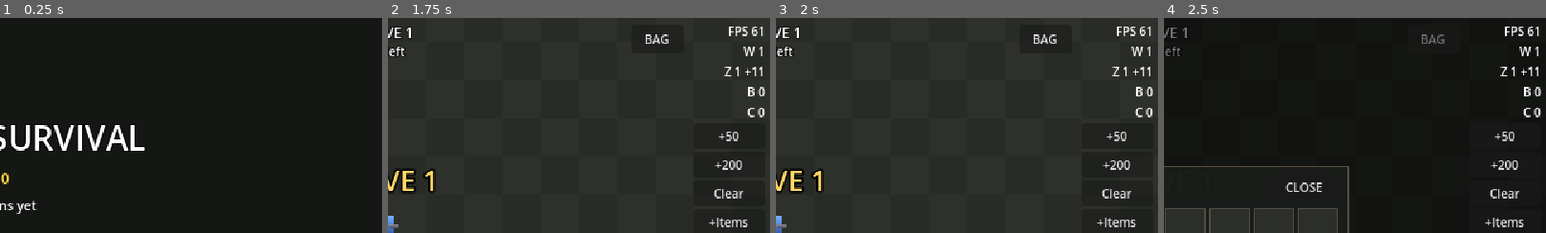
Above: before the commit, frames 1-4 (left to right).
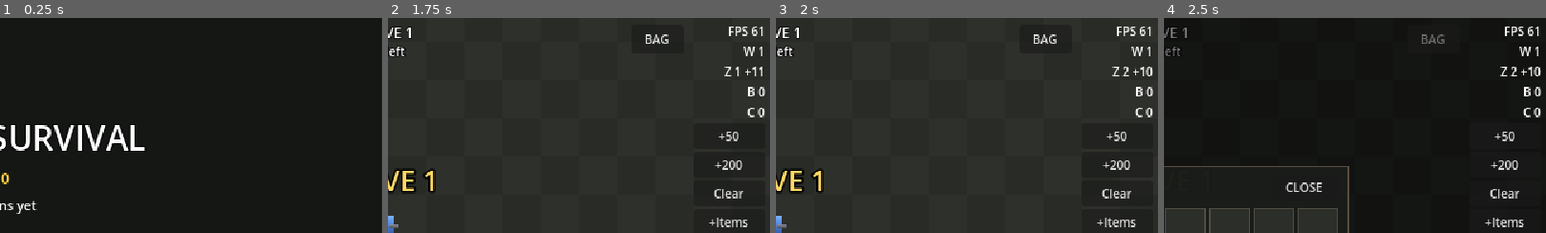
Above: after the commit, the same moments.

Repository: Tin542/ZombieSurvivalGame
Game: Godot game, scene res://scenes/main_menu/main_menu.tscn
Two runs of this game, one before a commit and one after it. Both use one fixed random seed, a clock stepped at 60 frames per second and the inputs below.
Inputs:
- Up to frame 1 (0.25 s): no input
- Up to frame 2 (1.75 s): click "PLAY" at 0.5 s; click "START NOW" at 1.25 s
- Up to frame 3 (2 s): no input
- Up to frame 4 (2.5 s): click "BAG" at 2 s
The pictures show only the part of the screen within x 50-100%, y 0-50%; the shares and areas given below are measured in that part.

Frames 1-2 are identical in both runs. In frame 3, 0.1% of the frame differs, in the area x 90-99%, y 22-28%; in frame 4, 0.1%.

Commit message:
[Phase 21] Rebalance waves, zombies and supplies
Tuned with the headless bot simulation (tests/balance_sim.gd) against the
targets in docs/BALANCE.md: a fresh pistol player now dies around wave 7
instead of 16, early waves stay short, and free healing no longer piles up.

- Zombies: walker 50 speed / 12 dmg / 12 HP, runner 64 / 7 / 8,
  brute 28 speed / 30 dmg; brute boost drops 0.03.
- Waves: runners from wave 2 (weight 8), brutes from wave 4,
  +3 zombies per wave, HP +10%/wave, speed +2.5%/wave capped at x1.24,
  spawn interval 0.5 s (min 0.25 s).
- Supplies: 2 crates per break, but only 1 (health) when no weapon uses
  ammo (WaveTable.health_only_crates); medkit heals 25 and costs 20.
- SMG unlock 400.
- Simulation tooling: bot fetches loot near walls and gives up on targets
  it stops approaching, snapshots the bag before death, records the lowest
  bag ammo per wave; capped runs report their last played wave;
  tests/support/summarize_sim.py gives true per-wave medians without death
  waves.
- Tests: full_run_test exercises a reachable pickup cap; supply_test drives
  the pistol-only break; spawner / wave director tests follow the new table.
- docs/BALANCE.md (targets, before/after, how to re-run), ROADMAP,
  ARCHITECTURE.

Diff:
--- a/data/items/medkit.tres
+++ b/data/items/medkit.tres
@@ -10,6 +10,6 @@
 color = Color(0.92, 0.92, 0.88, 1)
 kind = 1
 stack_limit = 3
-value = 40.0
-shop_price = 30
+value = 25.0
+shop_price = 20
 shop_bundle = 1
--- a/data/waves/wave_table.tres
+++ b/data/waves/wave_table.tres
@@ -16,17 +16,24 @@
 [sub_resource type="Resource" id="Resource_runner"]
 script = ExtResource("2_entry")
 zombie = ExtResource("4_runner")
-weight = 4.0
-min_wave = 3
+weight = 8.0
+min_wave = 2
 
 [sub_resource type="Resource" id="Resource_brute"]
 script = ExtResource("2_entry")
 zombie = ExtResource("5_brute")
 weight = 1.0
-min_wave = 5
+min_wave = 4
 
 [resource]
 script = ExtResource("1_table")
 entries = Array[ExtResource("2_entry")]([SubResource("Resource_walker"), SubResource("Resource_runner"), SubResource("Resource_brute")])
+count_per_wave = 3
+base_spawn_interval = 0.5
+min_spawn_interval = 0.25
+hp_growth_per_wave = 0.1
+speed_growth_per_wave = 0.025
+max_speed_multiplier = 1.24
 supply_duration = 12.0
+supply_crates = 2
 supply_medkit = ExtResource("6_medkit")
--- a/data/weapons/smg.tres
+++ b/data/weapons/smg.tres
@@ -21,4 +21,4 @@
 ammo_item = ExtResource("2_ammo")
 max_reserve_ammo = 240
 start_reserve_ammo = 120
-unlock_cost = 300
+unlock_cost = 400
--- a/data/zombies/brute.tres
+++ b/data/zombies/brute.tres
@@ -50,14 +50,14 @@
 [sub_resource type="Resource" id="Loot_5"]
 script = ExtResource("2_loot")
 item = ExtResource("item_damage_boost")
-chance = 0.05
+chance = 0.03
 min_count = 1
 max_count = 1
 
 [sub_resource type="Resource" id="Loot_6"]
 script = ExtResource("2_loot")
 item = ExtResource("item_max_hp_boost")
-chance = 0.05
+chance = 0.03
 min_count = 1
 max_count = 1
 
@@ -65,8 +65,8 @@
 script = ExtResource("1_zdef")
 id = &"brute"
 max_hp = 60.0
-move_speed = 18.0
-contact_damage = 15.0
+move_speed = 28.0
+contact_damage = 30.0
 attack_interval = 1.2
 radius = 8.0
 coin_value = 5
--- a/data/zombies/runner.tres
+++ b/data/zombies/runner.tres
@@ -40,9 +40,9 @@
 [resource]
 script = ExtResource("1_zdef")
 id = &"runner"
-max_hp = 6.0
-move_speed = 55.0
-contact_damage = 3.0
+max_hp = 8.0
+move_speed = 64.0
+contact_damage = 7.0
 attack_interval = 0.6
 radius = 4.0
 coin_value = 1
--- a/data/zombies/walker.tres
+++ b/data/zombies/walker.tres
@@ -40,9 +40,9 @@
 [resource]
 script = ExtResource("1_zdef")
 id = &"walker"
-max_hp = 10.0
-move_speed = 28.0
-contact_damage = 5.0
+max_hp = 12.0
+move_speed = 50.0
+contact_damage = 12.0
 attack_interval = 0.8
 radius = 5.0
 coin_value = 1
--- a/resources/wave_table.gd
+++ b/resources/wave_table.gd
@@ -24,6 +24,9 @@
 ## Length of the break between waves, when supply crates are on the ground.
 @export var supply_duration: float = 20.0
 @export var supply_crates: int = 3
+## Crates when no weapon in the loadout uses ammo: they would all be health
+## crates, so fewer of them keep free healing in check.
+@export var health_only_crates: int = 1
 ## Item a health crate puts in the bag, and how many.
 @export var supply_medkit: ItemDef
 @export var supply_medkits: int = 1
--- a/scenes/run/run.gd
+++ b/scenes/run/run.gd
@@ -373,8 +373,15 @@
 func _on_break_started(next_wave: int, duration: float) -> void:
 	if next_wave <= 1:
 		return
-	_supplies.drop_crates(_plan_crates(wave_table.supply_crates), duration)
+	_supplies.drop_crates(_plan_crates(_crate_count()), duration)
 	_hud.show_toast("SUPPLIES DROPPED")
+
+
+## How many crates a break drops: fewer when they can only be health crates.
+func _crate_count() -> int:
+	if _player.weapons.has_limited_ammo():
+		return wave_table.supply_crates
+	return wave_table.health_only_crates
 
 
 ## Which crates to drop. Ammo is useless without a limited-ammo weapon, so
--- a/tests/balance_sim.gd
+++ b/tests/balance_sim.gd
@@ -4,6 +4,8 @@
 ## per-wave damage, loot, ammo, crates, grenades, frame cost).
 ## Not part of the pass/fail suite; docs/BALANCE.md summarises its numbers.
 ##
+## "wave_reached" is the wave the bot died in (or got stuck in); "last_wave" is
+## the same, except max_wave for a run that survived to the cap ("capped").
 ## Run (arguments after "--"):
 ##   godot --headless --path . --fixed-fps 60 -s res://tests/balance_sim.gd -- \
 ##       --profile=fresh --skill=casual --runs=5 --max-wave=20 --out=/abs/path/results.jsonl
@@ -84,6 +86,8 @@
 		report["skill"] = skill
 		report["run"] = r
 		report["capped"] = not bot.died and not abandoned
+		# A capped run stops as wave max_wave + 1 starts: its last wave is max_wave.
+		report["last_wave"] = max_wave if report["capped"] else report["wave_reached"]
 		report["abandoned"] = abandoned
 		report["banked_coins"] = save_service.data.coins
 		lines.append(JSON.stringify(report))
--- a/tests/full_run_test.gd
+++ b/tests/full_run_test.gd
@@ -4,8 +4,9 @@
 ## dies. Checks the systems together: loadout taken from the stash, wave loop,
 ## supply crates, loot, weapons drawing bag ammo, grenades, coins banked at
 ## every wave clear and on death, lifetime stats, the bag lost on death, the
-## stash kept, the game-over screen, and invariants every tick (bag within
-## capacity, pools within their caps). Prints frame-cost numbers.
+## stash kept, the game-over screen, and the pickup pool held at a small cap
+## the run actually reaches. Prints frame-cost numbers. (The zombie cap is
+## covered by spawner_test; the bag can't exceed its slots by construction.)
 ## The player gets a huge HP pool so the run reliably reaches wave 6; balance
 ## is measured separately (tests/balance_sim.gd).
 ## Run: godot --headless --path . --fixed-fps 60 -s res://tests/full_run_test.gd
@@ -79,14 +80,18 @@
 		if next_wave > 1:
 			crates_dropped[0] += supplies.active_count())
 	var smg_ammo_low := [bag.count_of(SMG.ammo_item)]
-	var invariants_ok := true
+	pickups.max_pickups = 4  # small enough that loot hits the cap
+	var pickup_cap_hit := false
+	var pickup_cap_ok := true
 	var time := 0.0
 	while director.wave <= WAVES and time < TIME_LIMIT:
 		await physics_frame
 		time += 1.0 / Engine.physics_ticks_per_second
 		smg_ammo_low[0] = mini(smg_ammo_low[0], bag.count_of(SMG.ammo_item))
-		if bag.used_slots() > bag.capacity or pickups.active_count() > pickups.max_pickups or zombies.alive_count() > zombies.max_alive:
-			invariants_ok = false
+		if pickups.active_count() == pickups.max_pickups:
+			pickup_cap_hit = true
+		elif pickups.active_count() > pickups.max_pickups:
+			pickup_cap_ok = false
 	var kills_at_six: int = run.state.kills
 	var report: Dictionary = bot.report()
 	print("  info %d game seconds, %d kills, %d coins, peak %d zombies, tick avg %.2f ms (max %.1f)" % [
@@ -117,7 +122,7 @@
 	_check(dropped > 0 and picked > 0, "zombies dropped loot and some was picked up (%d / %d units)" % [picked, dropped])
 	_check(smg_shots > 0 and smg_ammo_low[0] < SMG.starting_reserve(1.25), "SMG fired with ammo drawn from the bag")
 	_check(grenades > 0 and bag.count_of(GRENADE) < 3 + _picked(report, "grenade"), "grenades thrown from the bag (%d)" % grenades)
-	_check(invariants_ok, "bag, pickups and zombies stayed within their caps every tick")
+	_check(pickup_cap_hit and pickup_cap_ok, "pickup pool reached its cap and never went over it")
 	_check(report["tick_ms_avg"] < 8.0, "average frame cost under 8 ms headless (%.2f)" % report["tick_ms_avg"])
 
 	# --- Death ------------------------------------------------------------------------
--- a/tests/spawner_test.gd
+++ b/tests/spawner_test.gd
@@ -66,8 +66,8 @@
 	var rng := RandomNumberGenerator.new()
 	rng.seed = 1234
 	_check(_types_for_wave(table, 1, rng) == [&"walker"], "wave 1 is walkers only")
-	_check(_types_for_wave(table, 3, rng) == [&"runner", &"walker"], "wave 3 adds runners")
-	_check(_types_for_wave(table, 5, rng) == [&"brute", &"runner", &"walker"], "wave 5 adds brutes")
+	_check(_types_for_wave(table, 2, rng) == [&"runner", &"walker"], "wave 2 adds runners")
+	_check(_types_for_wave(table, 4, rng) == [&"brute", &"runner", &"walker"], "wave 4 adds brutes")
 	for wave in [1, 5, 10, 20]:
 		print("wave %2d: count=%d interval=%.2fs hp x%.2f speed x%.2f" % [
 			wave, table.zombie_count(wave), table.spawn_interval(wave),
--- a/tests/supply_test.gd
+++ b/tests/supply_test.gd
@@ -155,6 +155,13 @@
 	var pistol_only: Array[WeaponDef] = [PISTOL]
 	weapons.set_loadout(pistol_only)
 	_check(run._plan_crates(3) == [HEALTH, HEALTH, HEALTH], "pistol-only loadout: all health")
+	_check(run._crate_count() == table.health_only_crates and table.health_only_crates < table.supply_crates, "pistol-only loadout: fewer crates (%d)" % table.health_only_crates)
+	run._on_break_started(director.wave + 1, 5.0)  # the real break handler
+	var all_health := true
+	for i in supplies.active_count():
+		all_health = all_health and supplies.get_crate_kind(i) == HEALTH
+	_check(supplies.active_count() == table.health_only_crates and all_health, "pistol-only break drops %d health crate(s)" % table.health_only_crates)
+	supplies.clear()  # the sections below drop their own crates
 	_check(weapons.ammo_fill_ratio() == 1.0 and not weapons.has_limited_ammo(), "infinite-only loadout reports full ammo")
 
 	# --- Drawing with off-screen crates ---------------------------------------
--- a/tests/support/run_bot.gd
+++ b/tests/support/run_bot.gd
@@ -17,8 +17,9 @@
 const SAFE_RADIUS := 70.0
 ## Distance from the arena edge where walls start pushing back.
 const WALL_MARGIN := 90.0
-## Ticks standing on a target that won't be collected before giving up on it.
-const STUCK_TICKS := 40
+## Ticks without getting closer to a target before giving up on it (a held
+## drop the bot stands on, a crate a full bag refuses).
+const STUCK_TICKS := 60
 
 @export var heal_below: float = 0.45
 ## Fewest zombies inside a blast worth a grenade.
@@ -52,13 +53,16 @@
 var _supplies: SupplyManager
 var _director: WaveDirector
 var _bag: Inventory
+## Ammo items of the loadout's limited weapons (tracked for "ammo_min").
+var _ammo_items: Array[ItemDef] = []
 var _tick := 0
 var _wave: Dictionary = {}
 var _move := Vector2.ZERO
 var _rng := RandomNumberGenerator.new()
 var _stuck := {}
 var _target_key := ""
-var _target_ticks := 0
+var _target_best_d := INF
+var _target_progress_tick := 0
 var _last_usec := 0
 
 
@@ -96,9 +100,12 @@
 	_supplies = run.get_node("Supplies")
 	_director = run.get_node("WaveDirector")
 	_bag = run.state.inventory
+	for weapon in _player.weapons.loadout():
+		if weapon.ammo_item != null and not weapon.infinite_ammo and weapon.ammo_item not in _ammo_items:
+			_ammo_items.append(weapon.ammo_item)
 	_director.wave_started.connect(_on_wave_started)
 	_director.wave_cleared.connect(_on_wave_cleared)
-	_player.health.damaged.connect(func(amount: float) -> void: _add("damage_taken", amount))
+	_player.health.damaged.connect(_on_damaged)
 	_player.health.healed.connect(func(amount: float) -> void: _add("healed", amount))
 	_player.health.died.connect(_on_died)
 	_player.weapons.fired.connect(_on_fired)
@@ -124,6 +131,10 @@
 	if not _wave.is_empty():
 		var health := _player.health
 		_wave["min_hp_ratio"] = minf(_wave["min_hp_ratio"], health.hp / health.max_hp)
+		var ammo_min: Dictionary = _wave["ammo_min"]
+		for item in _ammo_items:
+			var id := String(item.id)
+			ammo_min[id] = mini(ammo_min.get(id, 1 << 30), _bag.count_of(item))
 	_heal_if_low()
 	if _tick % THINK_INTERVAL == 0:
 		_pick_weapon()
@@ -197,7 +208,9 @@
 		if goal != Vector2.INF and nearest > SAFE_RADIUS:
 			move += (goal - p).normalized() * 0.6
 	elif goal != Vector2.INF:
-		move = (goal - p) + wall * 20.0
+		# No zombie close: walls are no threat (the body collides with them)
+		# and pushing back would stop the bot short of loot near an edge.
+		move = goal - p
 		if p.distance_to(goal) < 2.0:
 			move = Vector2.ZERO
 	else:
@@ -240,16 +253,21 @@
 			best_key = key
 	if combat and nearest_zombie < SAFE_RADIUS:
 		return Vector2.INF
-	# Give up on a target the bot is standing on that doesn't get collected
-	# (held drop, crate refused by a full bag).
-	if best_key != "" and best_key == _target_key and best_d < 6.0:
-		_target_ticks += 1
-		if _target_ticks > STUCK_TICKS:
-			_stuck[best_key] = true
-			return Vector2.INF
-	else:
+	if best_key == "":
+		_target_key = ""
+		return best
+	# Give up on a target the bot stops getting closer to without collecting
+	# it (held drop, crate refused by a full bag).
+	if best_key != _target_key:
 		_target_key = best_key
-		_target_ticks = 0
+		_target_best_d = best_d
+		_target_progress_tick = _tick
+	elif best_d < _target_best_d - 0.5:
+		_target_best_d = best_d
+		_target_progress_tick = _tick
+	elif _tick - _target_progress_tick > STUCK_TICKS:
+		_stuck[best_key] = true
+		return Vector2.INF
 	return best
 
 
@@ -356,6 +374,15 @@
 		_wave["cleared"] = true
 
 
+func _on_damaged(amount: float) -> void:
+	_add("damage_taken", amount)
+	# The run empties the bag on death before the bot hears about it, so take
+	# the death-wave snapshot now (damaged is emitted before died).
+	if _player.health.hp <= 0.0 and not _wave.is_empty():
+		_wave["min_hp_ratio"] = 0.0
+		_wave["bag_at_death"] = _bag_counts()
+
+
 func _on_died() -> void:
 	died = true
 	_steer(Vector2.ZERO)
@@ -372,7 +399,8 @@
 	record["kills"] = _run.state.kills - record["kills_before"]
 	record["coins"] = _run.state.coins - record["coins_before"]
 	record["hp_end"] = _player.health.hp
-	record["bag_end"] = _bag_counts()
+	record["bag_end"] = record.get("bag_at_death", _bag_counts())
+	record.erase("bag_at_death")
 	for key in ["start_tick", "kills_before", "coins_before"]:
 		record.erase(key)
 	return record
@@ -385,7 +413,7 @@
 		"hp_start": _player.health.hp, "max_hp": _player.health.max_hp, "min_hp_ratio": 1.0,
 		"damage_taken": 0.0, "healed": 0.0, "medkits_used": 0, "boosts_used": 0,
 		"grenades_thrown": 0, "crates_health": 0, "crates_ammo": 0,
-		"shots": {}, "loot_dropped": {}, "loot_picked": {}, "bag_start": _bag_counts(),
+		"shots": {}, "loot_dropped": {}, "loot_picked": {}, "ammo_min": {}, "bag_start": _bag_counts(),
 	}
 
 
--- a/tests/wave_director_test.gd
+++ b/tests/wave_director_test.gd
@@ -19,6 +19,7 @@
 	table.base_count = 4
 	table.count_per_wave = 2
 	table.base_spawn_interval = 0.1
+	table.min_spawn_interval = 0.05
 	table.supply_duration = 2.0
 	root.add_child(run)
 
Not shown, changed: docs/ARCHITECTURE.md
Not shown, added: docs/BALANCE.md
Not shown, changed: docs/ROADMAP.md
